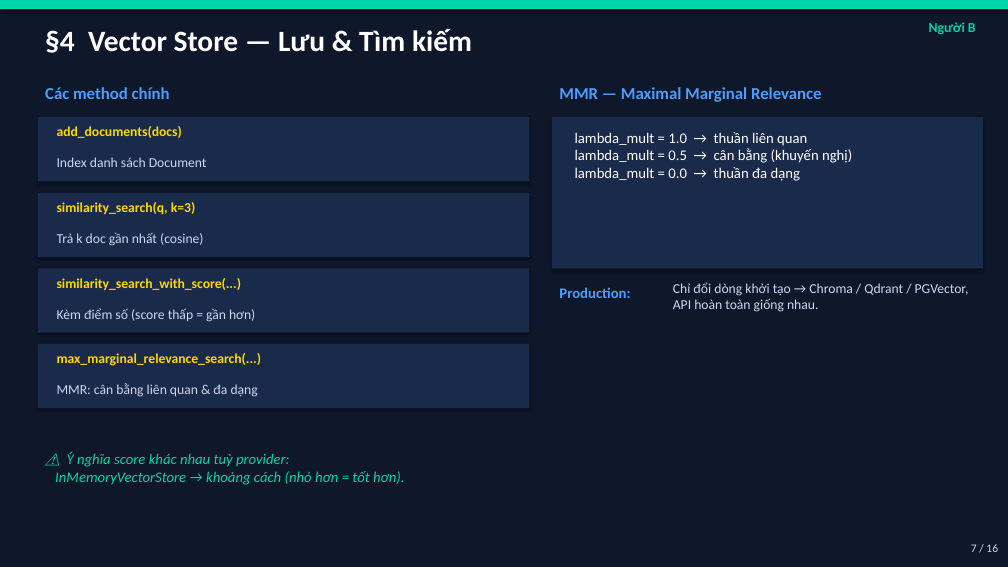
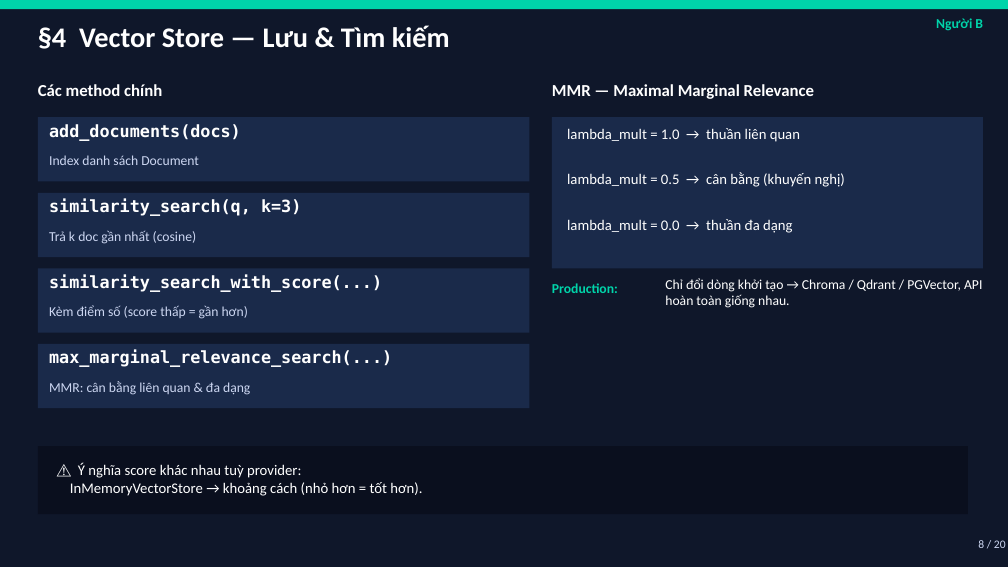
Before and after one commit to trinhminhkha24/b-i-t6-tu, a slide deck: slide 8 of LangChain_Presentation.pptx (slide 7 before the commit). Drawn at 1008x567 pixels with LibreOffice and Linux fonts; fonts in the diff are those of the drawing. Boxes give left, top, right and bottom in pixels: in the first picture for what was removed or moved away, otherwise in the second. Text is boxed around its words. In the diff, an @@ line names an element or a change of style, - is before the commit and + after.

```diff
--- a/LangChain_Presentation.pptx
+++ b/LangChain_Presentation.pptx
@@ text "§4 Vector Store — Lưu ..." at (38, 25, 450, 49): size 28 to 27 pt @@
@@ text "Các method chính" at (38, 84, 162, 96): text colour #4A9EFF to #FFFFFF @@
@@ text "MMR — Maximal Marginal Relevance" at (552, 84, 814, 99): text colour #4A9EFF to #FFFFFF @@
@@ shadow off in 5 elements at (38, 117, 529, 181), (38, 193, 529, 257), (38, 268, 529, 333), (38, 344, 529, 408), (552, 117, 983, 268) @@
@@ size 13 to 16 pt, font Calibri to DejaVu Sans Mono, text colour #FFD700 to #FFFFFF in 4 elements at (49, 199, 301, 216), (49, 275, 382, 292), (49, 350, 392, 367), (49, 124, 241, 141) @@
@@ text added at (567, 128, 800, 142), 14 pt, text #FFFFFF @@
+lambda_mult = 1.0 → thuần liên quan
@@ text at (567, 172, 845, 187): text changed @@
-lambda_mult = 1.0 → thuần liên quan
-lambda_mult = 0.5 → cân bằng (khuyến nghị)
-lambda_mult = 0.0 → thuần đa dạng
+lambda_mult = 0.5 → cân bằng (khuyến nghị)
@@ text added at (567, 219, 792, 233), 14 pt, text #FFFFFF @@
+lambda_mult = 0.0 → thuần đa dạng
@@ text "Production:" at (552, 283, 618, 293): size 14 to 13 pt, text colour #4A9EFF to #00D4AA @@
@@ text "Chỉ đổi dòng khởi tạo ..." at (665, 278, 982, 308): text colour #CCD6F1 to #FFFFFF @@
@@ 5 texts: place and size @@
-5 texts at (57, 22, 976, 397)
+5 texts at (49, 18, 983, 395)
@@ rectangle added at (38, 446, 968, 514), fill #0A0F1E @@
@@ text at (70, 463, 422, 496): text changed; text colour #00D4AA to #FFFFFF; italic off @@
-⚠ Ý nghĩa score khác nhau tuỳ provider:
-InMemoryVectorStore → khoảng cách (nhỏ hơn = tốt hơn).
+⚠ Ý nghĩa score khác nhau tuỳ provider:
+InMemoryVectorStore → khoảng cách (nhỏ hơn = tốt hơn).
@@ text at (978, 540, 1006, 548): text changed @@
-7 / 16
+8 / 20
```
Also in this commit, not shown: 15 other slides changed, 4 slides added.
